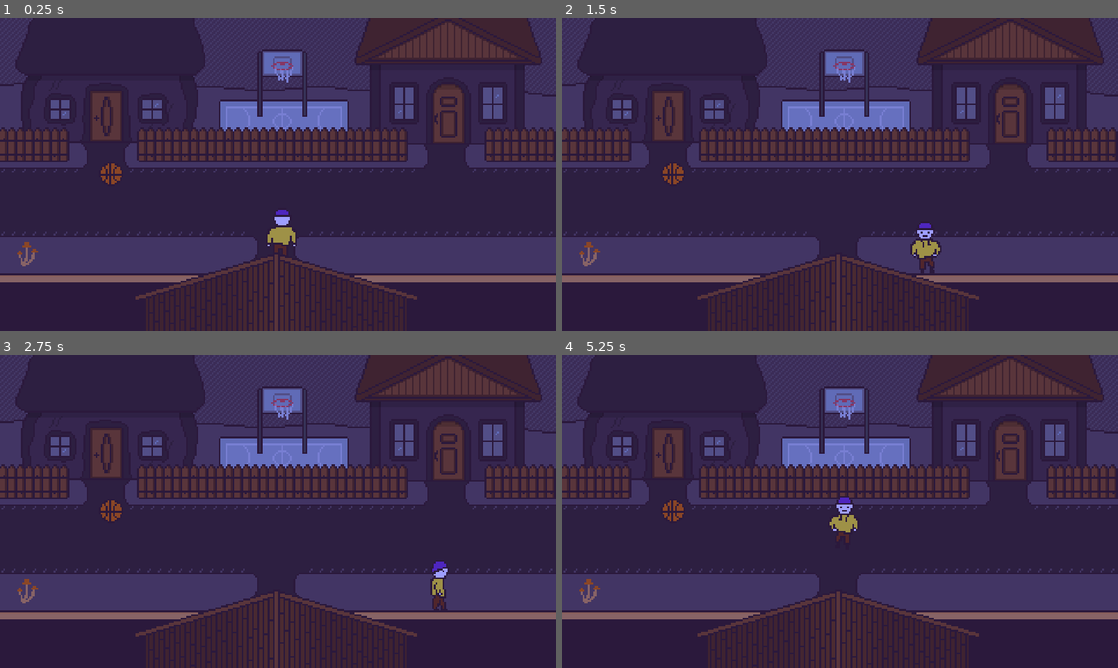
Above: before the commit, frames 1-4 (two rows, left to right).
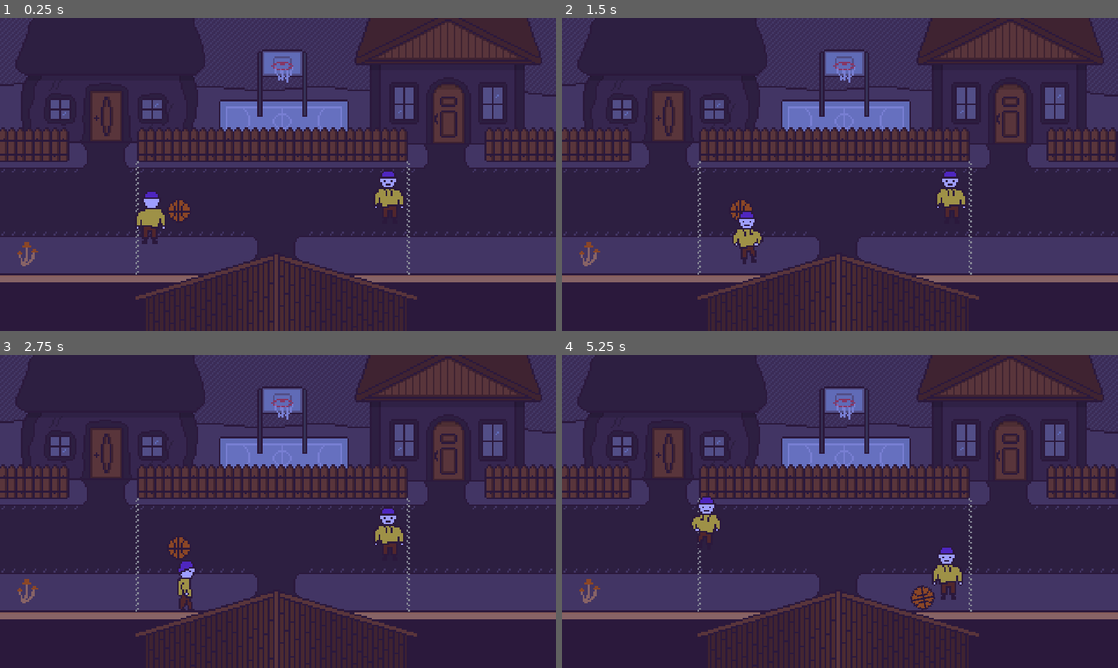
Above: after the commit, the same moments.

Repository: duckmaniac/scaleton
Game: Godot game, scene res://levels/street.tscn
Same seed, same stepped clock (60 frames per second), same inputs: the game is played once before the commit and once after it. Sound files missing from this copy of the repository are replaced by a short silence.
Inputs:
- Up to frame 1 (0.25 s): no input
- Up to frame 2 (1.5 s): tap Enter at 0.5 s; hold Right (ui_right) 0.53-1.28 s; tap N (dance) at 0.6 s; tap Z (interact) at 0.8, 1.35 s; hold Down (ui_down) from 1.28 s (still down)
- Up to frame 3 (2.75 s): tap N (dance) at 1.55, 2.1 s; tap Space at 2 s; release Down (ui_down) at 2.03 s; hold Right (ui_right) from 2.03 s (still down); tap Z (interact) at 2.3 s
- Up to frame 4 (5.25 s): release Right (ui_right) at 2.78 s; hold Up (ui_up) 2.78-3.53 s; tap Tab (highlight) at 2.85 s; tap N (dance) at 3.05, 4.35 s; hold Left (ui_left) 3.53-5.03 s; tap Z (interact) at 3.6, 5.1 s; hold Down (ui_down) from 5.03 s (still down)

The runs differ from the first frame. In frame 1, 1.5% of the frame differs, in the area x 18-74%, y 45-82%; in frame 2, 1.6%; in frame 3, 1.4%; in frame 4, 1.7%.

Commit message:
Added football mini-game

Diff:
--- a/levels/home.tscn
+++ b/levels/home.tscn
@@ -242,7 +242,6 @@
 
 [node name="scaleton" parent="." instance=ExtResource("3_qg35q")]
 position = Vector2(1504, 501)
-can_sleep = false
 
 [node name="scaletons_room" type="Node2D" parent="."]
 y_sort_enabled = true
--- a/levels/street.tscn
+++ b/levels/street.tscn
@@ -9,34 +9,60 @@
 [ext_resource type="Texture2D" uid="uid://bmfwtlbk45fr2" path="res://assets/sprites/street/house_right.png" id="4_ryldv"]
 [ext_resource type="Texture2D" uid="uid://bka82v1wretpn" path="res://assets/sprites/street/roof.png" id="5_ty2fd"]
 [ext_resource type="PackedScene" uid="uid://c4r5jyjaeqicu" path="res://scenes/star.tscn" id="8_0aww5"]
+[ext_resource type="Texture2D" uid="uid://bwllv130t6yrh" path="res://assets/sprites/street/playground.png" id="8_lckor"]
 [ext_resource type="FontFile" uid="uid://chymuad6xnic4" path="res://assets/text/scaleton.ttf" id="9_bsa46"]
 [ext_resource type="PackedScene" uid="uid://bfjysn6i20ke5" path="res://scenes/ball.tscn" id="10_u5hll"]
+[ext_resource type="PackedScene" uid="uid://cnpa7htl5vhc6" path="res://scenes/friend.tscn" id="13_j7csx"]
 
 [sub_resource type="WorldBoundaryShape2D" id="WorldBoundaryShape2D_ua68c"]
+
+[sub_resource type="RectangleShape2D" id="RectangleShape2D_b3p2u"]
+size = Vector2(462, 181.5)
 
 [sub_resource type="RectangleShape2D" id="RectangleShape2D_k7r02"]
 size = Vector2(349, 16)
 
+[sub_resource type="RectangleShape2D" id="RectangleShape2D_kx58l"]
+size = Vector2(462, 174.5)
+
 [sub_resource type="RectangleShape2D" id="RectangleShape2D_c17t6"]
 size = Vector2(29.5001, 240)
 
+[sub_resource type="RectangleShape2D" id="RectangleShape2D_wx7cx"]
+size = Vector2(203, 240)
+
 [sub_resource type="RectangleShape2D" id="RectangleShape2D_ocu0k"]
 size = Vector2(236.5, 621)
 
+[sub_resource type="RectangleShape2D" id="RectangleShape2D_45w2u"]
+size = Vector2(235.501, 588)
+
 [sub_resource type="RectangleShape2D" id="RectangleShape2D_6jeii"]
 size = Vector2(236.5, 570)
 
+[sub_resource type="RectangleShape2D" id="RectangleShape2D_vneh1"]
+size = Vector2(229.5, 527)
+
 [sub_resource type="RectangleShape2D" id="RectangleShape2D_5tcyj"]
 size = Vector2(29.5, 936)
 
+[sub_resource type="RectangleShape2D" id="RectangleShape2D_41m5c"]
+size = Vector2(385, 936)
+
 [sub_resource type="RectangleShape2D" id="RectangleShape2D_8eph0"]
 size = Vector2(29.5, 174)
 
 [sub_resource type="RectangleShape2D" id="RectangleShape2D_1u5us"]
 size = Vector2(29.5, 246)
 
+[sub_resource type="RectangleShape2D" id="RectangleShape2D_ywohk"]
+size = Vector2(261, 246)
+
 [sub_resource type="RectangleShape2D" id="RectangleShape2D_o4lxt"]
 size = Vector2(1920, 190.995)
+
+[sub_resource type="RectangleShape2D" id="RectangleShape2D_ehvon"]
+size = Vector2(239.003, 1920)
 
 [node name="street" type="Node2D"]
 y_sort_enabled = true
@@ -69,6 +95,17 @@
 rotation = 1.5708
 shape = SubResource("WorldBoundaryShape2D_ua68c")
 
+[node name="for_ball" type="StaticBody2D" parent="neighbours/collisions/left_wall"]
+collision_layer = 4
+collision_mask = 0
+metadata/_edit_lock_ = true
+
+[node name="CollisionShape2D" type="CollisionShape2D" parent="neighbours/collisions/left_wall/for_ball"]
+z_index = 1
+position = Vector2(-42.2501, 682)
+rotation = 1.5708
+shape = SubResource("RectangleShape2D_b3p2u")
+
 [node name="right_wall" type="StaticBody2D" parent="neighbours/collisions"]
 metadata/_edit_lock_ = true
 
@@ -77,6 +114,17 @@
 rotation = 1.5708
 shape = SubResource("RectangleShape2D_k7r02")
 
+[node name="for_ball" type="StaticBody2D" parent="neighbours/collisions/right_wall"]
+collision_layer = 4
+collision_mask = 0
+metadata/_edit_lock_ = true
+
+[node name="CollisionShape2D" type="CollisionShape2D" parent="neighbours/collisions/right_wall/for_ball"]
+z_index = 1
+position = Vector2(2054.75, 694)
+rotation = 1.5708
+shape = SubResource("RectangleShape2D_kx58l")
+
 [node name="fence_left" type="StaticBody2D" parent="neighbours/collisions"]
 metadata/_edit_lock_ = true
 
@@ -86,6 +134,17 @@
 rotation = 1.5708
 shape = SubResource("RectangleShape2D_c17t6")
 
+[node name="for_ball" type="StaticBody2D" parent="neighbours/collisions/fence_left"]
+collision_layer = 4
+collision_mask = 0
+metadata/_edit_lock_ = true
+
+[node name="CollisionShape2D" type="CollisionShape2D" parent="neighbours/collisions/fence_left/for_ball"]
+z_index = 1
+position = Vector2(168, 390.5)
+rotation = 1.5708
+shape = SubResource("RectangleShape2D_wx7cx")
+
 [node name="house_left" type="StaticBody2D" parent="neighbours/collisions"]
 metadata/_edit_lock_ = true
 
@@ -95,6 +154,17 @@
 rotation = 1.5708
 shape = SubResource("RectangleShape2D_ocu0k")
 
+[node name="for_ball" type="StaticBody2D" parent="neighbours/collisions/house_left"]
+collision_layer = 4
+collision_mask = 0
+metadata/_edit_lock_ = true
+
+[node name="CollisionShape2D" type="CollisionShape2D" parent="neighbours/collisions/house_left/for_ball"]
+z_index = 1
+position = Vector2(421, 313.75)
+rotation = 1.5708
+shape = SubResource("RectangleShape2D_45w2u")
+
 [node name="house_right" type="StaticBody2D" parent="neighbours/collisions"]
 metadata/_edit_lock_ = true
 
@@ -104,6 +174,17 @@
 rotation = 1.5708
 shape = SubResource("RectangleShape2D_6jeii")
 
+[node name="for_ball" type="StaticBody2D" parent="neighbours/collisions/house_right"]
+collision_layer = 4
+collision_mask = 0
+metadata/_edit_lock_ = true
+
+[node name="CollisionShape2D" type="CollisionShape2D" parent="neighbours/collisions/house_right/for_ball"]
+z_index = 1
+position = Vector2(1593.5, 322.75)
+rotation = 1.5708
+shape = SubResource("RectangleShape2D_vneh1")
+
 [node name="fence_center" type="StaticBody2D" parent="neighbours/collisions"]
 metadata/_edit_lock_ = true
 
@@ -113,6 +194,17 @@
 rotation = 1.5708
 shape = SubResource("RectangleShape2D_5tcyj")
 
+[node name="for_ball" type="StaticBody2D" parent="neighbours/collisions/fence_center"]
+collision_layer = 4
+collision_mask = 0
+metadata/_edit_lock_ = true
+
+[node name="CollisionShape2D" type="CollisionShape2D" parent="neighbours/collisions/fence_center/for_ball"]
+z_index = 1
+position = Vector2(990.001, 305.5)
+rotation = 1.5708
+shape = SubResource("RectangleShape2D_41m5c")
+
 [node name="basket" type="StaticBody2D" parent="neighbours/collisions"]
 metadata/_edit_lock_ = true
 
@@ -131,13 +223,37 @@
 rotation = 1.5708
 shape = SubResource("RectangleShape2D_1u5us")
 
+[node name="for_ball" type="StaticBody2D" parent="neighbours/collisions/fence_right"]
+collision_layer = 4
+collision_mask = 0
+metadata/_edit_lock_ = true
+
+[node name="CollisionShape2D" type="CollisionShape2D" parent="neighbours/collisions/fence_right/for_ball"]
+z_index = 1
+position = Vector2(1845, 367.5)
+rotation = 1.5708
+shape = SubResource("RectangleShape2D_ywohk")
+
 [node name="bottom_wall" type="StaticBody2D" parent="neighbours/collisions"]
+collision_layer = 5
+collision_mask = 5
 metadata/_edit_lock_ = true
 
 [node name="CollisionShape2D" type="CollisionShape2D" parent="neighbours/collisions/bottom_wall"]
 position = Vector2(1008, 983.5)
 rotation = 3.14159
 shape = SubResource("RectangleShape2D_o4lxt")
+
+[node name="for_ball" type="StaticBody2D" parent="neighbours/collisions/bottom_wall"]
+collision_layer = 4
+collision_mask = 0
+metadata/_edit_lock_ = true
+
+[node name="CollisionShape2D" type="CollisionShape2D" parent="neighbours/collisions/bottom_wall/for_ball"]
+z_index = 1
+position = Vector2(1007, 1007.5)
+rotation = 1.5708
+shape = SubResource("RectangleShape2D_ehvon")
 
 [node name="foreground" type="Node2D" parent="neighbours"]
 z_index = 2
@@ -320,7 +436,16 @@
 
 [node name="ball" parent="neighbours" instance=ExtResource("10_u5hll")]
 z_index = 1
-position = Vector2(432, 538)
+position = Vector2(667, 665)
+collision_layer = 0
+collision_mask = 6
+max_contacts_reported = 1
+contact_monitor = true
+
+[node name="playground" type="Sprite2D" parent="neighbours"]
+position = Vector2(990, 687)
+scale = Vector2(6, 6)
+texture = ExtResource("8_lckor")
 
 [node name="global" type="DirectionalLight2D" parent="."]
 color = Color(1, 1, 0, 1)
@@ -328,4 +453,13 @@
 blend_mode = 1
 
 [node name="scaleton" parent="." instance=ExtResource("2_3wjrk")]
-position = Vector2(972, 842)
+position = Vector2(520, 781)
+collision_layer = 3
+collision_mask = 3
+
+[node name="friend" parent="." node_paths=PackedStringArray("ball") groups=["friend"] instance=ExtResource("13_j7csx")]
+z_index = 2
+position = Vector2(1341, 629)
+collision_layer = 3
+collision_mask = 0
+ball = NodePath("../neighbours/ball")
--- a/scenes/ball.tscn
+++ b/scenes/ball.tscn
@@ -4,12 +4,13 @@
 [ext_resource type="Script" path="res://scripts/ball.gd" id="1_tdmbb"]
 
 [sub_resource type="PhysicsMaterial" id="PhysicsMaterial_r5e1u"]
-bounce = 0.5
+friction = 0.0
+bounce = 0.6
 
 [sub_resource type="CircleShape2D" id="CircleShape2D_kcwll"]
 radius = 7.0
 
-[node name="ball" type="RigidBody2D" groups=["interactable"]]
+[node name="ball" type="RigidBody2D" groups=["auto-interactable"]]
 collision_layer = 2
 physics_material_override = SubResource("PhysicsMaterial_r5e1u")
 gravity_scale = 0.0
@@ -22,3 +23,5 @@
 [node name="CollisionShape2D" type="CollisionShape2D" parent="."]
 scale = Vector2(6, 6)
 shape = SubResource("CircleShape2D_kcwll")
+
+[connection signal="body_entered" from="." to="." method="_on_body_entered"]
--- /dev/null
+++ b/scenes/friend.tscn
@@ -0,0 +1,162 @@
+[gd_scene load_steps=19 format=3 uid="uid://cnpa7htl5vhc6"]
+
+[ext_resource type="Texture2D" uid="uid://b208nmwjvep17" path="res://assets/sprites/scaleton-street.png" id="1_8u6c1"]
+[ext_resource type="Script" path="res://scripts/friend.gd" id="1_ib56j"]
+[ext_resource type="AudioStream" uid="uid://dxm36hrn22bi0" path="res://assets/sfx/step1.mp3" id="3_cia7c"]
+
+[sub_resource type="AtlasTexture" id="AtlasTexture_qsdf5"]
+atlas = ExtResource("1_8u6c1")
+region = Rect2(96, 0, 32, 32)
+
+[sub_resource type="AtlasTexture" id="AtlasTexture_jgpjm"]
+atlas = ExtResource("1_8u6c1")
+region = Rect2(64, 0, 32, 32)
+
+[sub_resource type="AtlasTexture" id="AtlasTexture_72a12"]
+atlas = ExtResource("1_8u6c1")
+region = Rect2(32, 0, 32, 32)
+
+[sub_resource type="AtlasTexture" id="AtlasTexture_xeybw"]
+atlas = ExtResource("1_8u6c1")
+region = Rect2(0, 0, 32, 32)
+
+[sub_resource type="AtlasTexture" id="AtlasTexture_8a3xx"]
+atlas = ExtResource("1_8u6c1")
+region = Rect2(32, 32, 32, 32)
+
+[sub_resource type="AtlasTexture" id="AtlasTexture_weukc"]
+atlas = ExtResource("1_8u6c1")
+region = Rect2(0, 32, 32, 32)
+
+[sub_resource type="AtlasTexture" id="AtlasTexture_vwc7d"]
+atlas = ExtResource("1_8u6c1")
+region = Rect2(64, 32, 32, 32)
+
+[sub_resource type="AtlasTexture" id="AtlasTexture_y5c02"]
+atlas = ExtResource("1_8u6c1")
+region = Rect2(0, 96, 32, 32)
+
+[sub_resource type="AtlasTexture" id="AtlasTexture_lnbp6"]
+atlas = ExtResource("1_8u6c1")
+region = Rect2(96, 64, 32, 32)
+
+[sub_resource type="AtlasTexture" id="AtlasTexture_j0tkc"]
+atlas = ExtResource("1_8u6c1")
+region = Rect2(32, 64, 32, 32)
+
+[sub_resource type="AtlasTexture" id="AtlasTexture_a03wn"]
+atlas = ExtResource("1_8u6c1")
+region = Rect2(64, 64, 32, 32)
+
+[sub_resource type="AtlasTexture" id="AtlasTexture_gcnly"]
+atlas = ExtResource("1_8u6c1")
+region = Rect2(96, 32, 32, 32)
+
+[sub_resource type="AtlasTexture" id="AtlasTexture_5r3wt"]
+atlas = ExtResource("1_8u6c1")
+region = Rect2(0, 64, 32, 32)
+
+[sub_resource type="SpriteFrames" id="SpriteFrames_5n0sq"]
+animations = [{
+"frames": [{
+"duration": 1.0,
+"texture": SubResource("AtlasTexture_qsdf5")
+}, {
+"duration": 1.0,
+"texture": SubResource("AtlasTexture_jgpjm")
+}],
+"loop": true,
+"name": &"dance_backward",
+"speed": 5.0
+}, {
+"frames": [{
+"duration": 1.0,
+"texture": SubResource("AtlasTexture_72a12")
+}, {
+"duration": 1.0,
+"texture": SubResource("AtlasTexture_xeybw")
+}],
+"loop": true,
+"name": &"dance_forward",
+"speed": 5.0
+}, {
+"frames": [{
+"duration": 1.0,
+"texture": SubResource("AtlasTexture_8a3xx")
+}],
+"loop": true,
+"name": &"idle_backward",
+"speed": 5.0
+}, {
+"frames": [{
+"duration": 1.0,
+"texture": SubResource("AtlasTexture_weukc")
+}],
+"loop": true,
+"name": &"idle_forward",
+"speed": 5.0
+}, {
+"frames": [{
+"duration": 1.0,
+"texture": SubResource("AtlasTexture_vwc7d")
+}],
+"loop": true,
+"name": &"sit",
+"speed": 5.0
+}, {
+"frames": [{
+"duration": 1.0,
+"texture": SubResource("AtlasTexture_y5c02")
+}, {
+"duration": 1.0,
+"texture": SubResource("AtlasTexture_lnbp6")
+}],
+"loop": true,
+"name": &"walk_backward",
+"speed": 5.0
+}, {
+"frames": [{
+"duration": 1.0,
+"texture": SubResource("AtlasTexture_j0tkc")
+}, {
+"duration": 1.0,
+"texture": SubResource("AtlasTexture_a03wn")
+}],
+"loop": true,
+"name": &"walk_forward",
+"speed": 5.0
+}, {
+"frames": [{
+"duration": 1.0,
+"texture": SubResource("AtlasTexture_gcnly")
+}, {
+"duration": 1.0,
+"texture": SubResource("AtlasTexture_5r3wt")
+}],
+"loop": true,
+"name": &"walk_left",
+"speed": 5.0
+}]
+
+[sub_resource type="RectangleShape2D" id="RectangleShape2D_1sipf"]
+size = Vector2(19, 25)
+
+[node name="friend" type="CharacterBody2D"]
+script = ExtResource("1_ib56j")
+
+[node name="street_clothes_animation" type="AnimatedSprite2D" parent="."]
+position = Vector2(2, -15)
+scale = Vector2(6, 6)
+sprite_frames = SubResource("SpriteFrames_5n0sq")
+animation = &"idle_forward"
+
+[node name="CollisionShape2D" type="CollisionShape2D" parent="."]
+position = Vector2(-9.5, 71.5001)
+rotation = -1.5708
+shape = SubResource("RectangleShape2D_1sipf")
+
+[node name="StepsPlayer" type="AudioStreamPlayer" parent="."]
+stream = ExtResource("3_cia7c")
+
+[node name="AudioListener2D" type="AudioListener2D" parent="."]
+current = true
--- a/scripts/ball.gd
+++ b/scripts/ball.gd
@@ -1,14 +1,39 @@
 extends RigidBody2D
 
 
+var has_been_kicked = false
+var kick_strength = 20000
+
+
+func kick(direction):
+	set_linear_velocity(Vector2(0, linear_velocity.y))
+	apply_force(direction * kick_strength)
+	has_been_kicked = true
+
+# Player interaction.
 func interact(player):
-	apply_force(player.prev_direction * 30000)
-	set_angular_velocity(10)
+	kick(Vector2(1, player.prev_direction.y))
 
-func _process(delta):
+
+func _process(_delta):
+	if has_been_kicked and abs(linear_velocity.x) < 100:
+		if linear_velocity.x >= 0:
+			apply_central_force(Vector2(100, 0))
+		else:
+			apply_central_force(Vector2(-100, 0))
+
+	# Rotation.
 	if linear_velocity.x > 0:
-		set_angular_velocity(linear_velocity.x / 50)
+		set_angular_velocity(linear_velocity.x / 55)
 	elif linear_velocity.x < 0:
-		set_angular_velocity(linear_velocity.x / 50)
+		set_angular_velocity(linear_velocity.x / 55)
 	else:
 		set_angular_velocity(0)
+
+
+# Friend interaction.
+func _on_body_entered(body):
+	if body.is_in_group("friend"):
+		kick(Vector2(-1, 0))
+		body.error += 100
+		print_debug(body.error)
--- /dev/null
+++ b/scripts/friend.gd
@@ -0,0 +1,68 @@
+extends CharacterBody2D
+
+@export var ball: RigidBody2D = null
+var speed = 200
+var sprite = null
+var direction = Vector2.ZERO
+var timer = Timer.new()
+var can_change_animation = true
+var error = 0
+
+
+func _ready():
+	randomize()
+	sprite = get_node("street_clothes_animation")
+	add_child(timer)
+	timer.wait_time = 0.1
+	timer.connect("timeout", Callable(self, "_on_Timer_timeout"))
+	timer.start()
+
+
+func _process(_delta):
+	if can_change_animation:
+		play_animation()
+		can_change_animation = false
+
+
+func _on_Timer_timeout():
+	can_change_animation = true
+	timer.start()
+
+
+func play_animation():
+	if direction.length() == 0:
+		if sprite.animation == "walk_forward":
+			sprite.play("idle_forward")
+		elif sprite.animation == "walk_backward":
+			sprite.play("idle_backward")
+		sprite.stop()
+		return
+
+	if direction.x != 0:
+		sprite.play("walk_left")
+		sprite.flip_h = direction.x > 0
+	elif direction.y > 0:
+		sprite.play("walk_backward")
+	elif direction.y < 0:
+		sprite.play("walk_forward")
+
+
+func _physics_process(_delta):
+	if position.distance_to(ball.position) < 100 and position.x > 1230 and position.x < 1430:
+		velocity = position.direction_to(Vector2(ball.position.x, ball.position.y - 60 + randi_range(-error, error))) * speed
+		move_and_slide()
+
+		if velocity.x < 0:
+			direction.x = -1
+
+	elif ball.position.x > 995 and position.distance_to(Vector2(1335, ball.position.y - 60)) > 10:
+		velocity = position.direction_to(Vector2(1335, ball.position.y - 60)) * speed
+		move_and_slide()
+
+		if velocity.y < 0:
+			direction.y = 1
+		elif velocity.y > 0:
+			direction.y = -1
+		direction.x = 0
+	else:
+		direction = Vector2.ZERO
--- /dev/null
+++ b/scripts/friend_kick.gd
@@ -0,0 +1,15 @@
+extends RigidBody2D
+
+var prev_direction = Vector2(-1, 0)
+# Called when the node enters the scene tree for the first time.
+func _ready():
+	pass # Replace with function body.
+
+
+# Called every frame. 'delta' is the elapsed time since the previous frame.
+func _process(delta):
+	pass
+
+
+func _on_body_entered(body):
+	body.interact(self)
--- a/scripts/scaleton.gd
+++ b/scripts/scaleton.gd
@@ -36,8 +36,6 @@
 	if direction.length() != 0:
 		sound_steps()
 		move_character(delta)
-	else:
-		set_linear_velocity(Vector2.ZERO)
 
 func process_interaction():
 	if Input.is_action_just_pressed("interact") and interactable_object != null:
--- a/scripts/street/level_street.gd
+++ b/scripts/street/level_street.gd
@@ -15,3 +15,6 @@
 		await get_tree().create_timer(3.8).timeout
 		$neighbours/intro.visible = false
 		$scaleton.can_move = true
+
+func _process(_delta):
+	$scaleton.position.x = clamp($scaleton.position.x, 496, 641)
Binary file changed: assets/aseprite/neighbours.aseprite
Binary file added: assets/sprites/street/playground.png
Not shown, added: assets/sprites/street/playground.png.import
Not shown: 1 places in levels/street.tscn that only renumber resources
